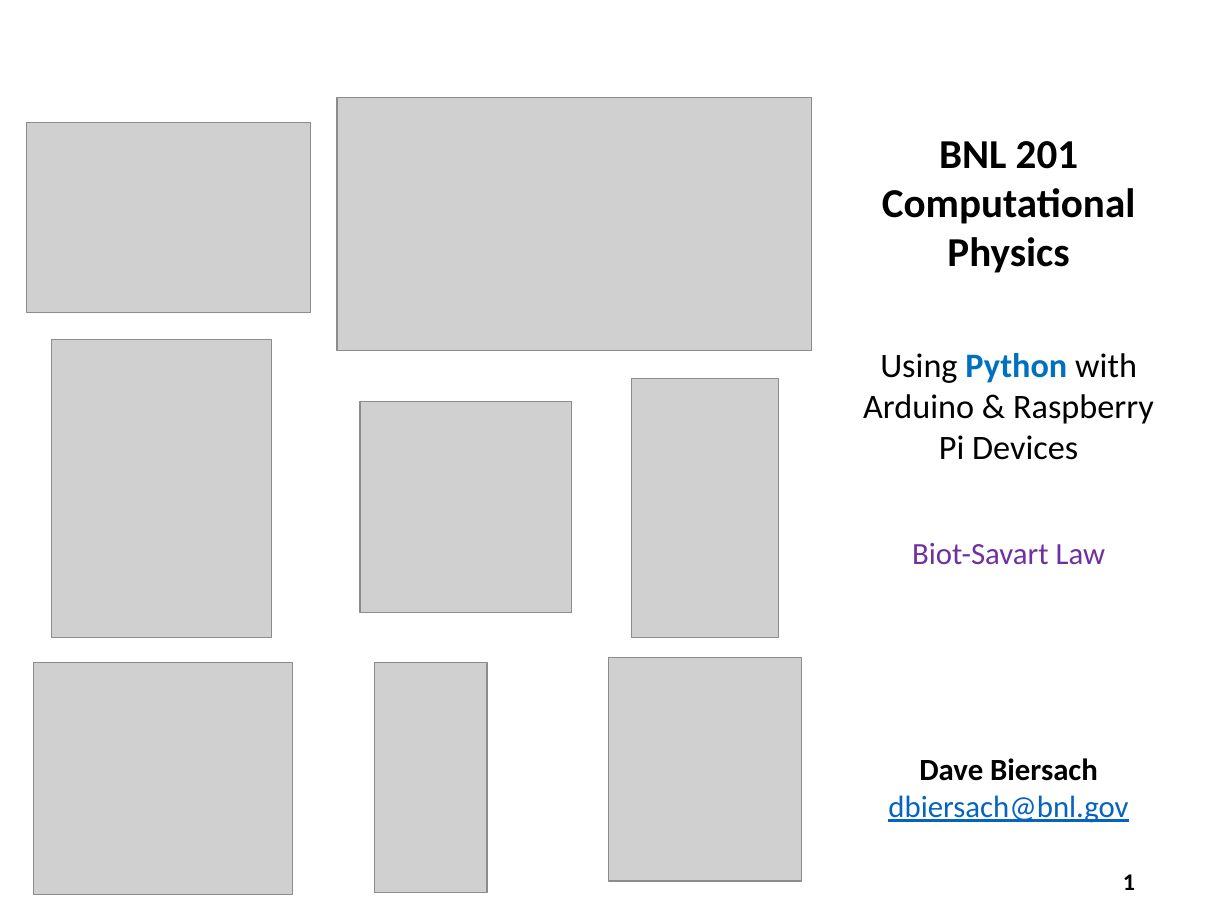
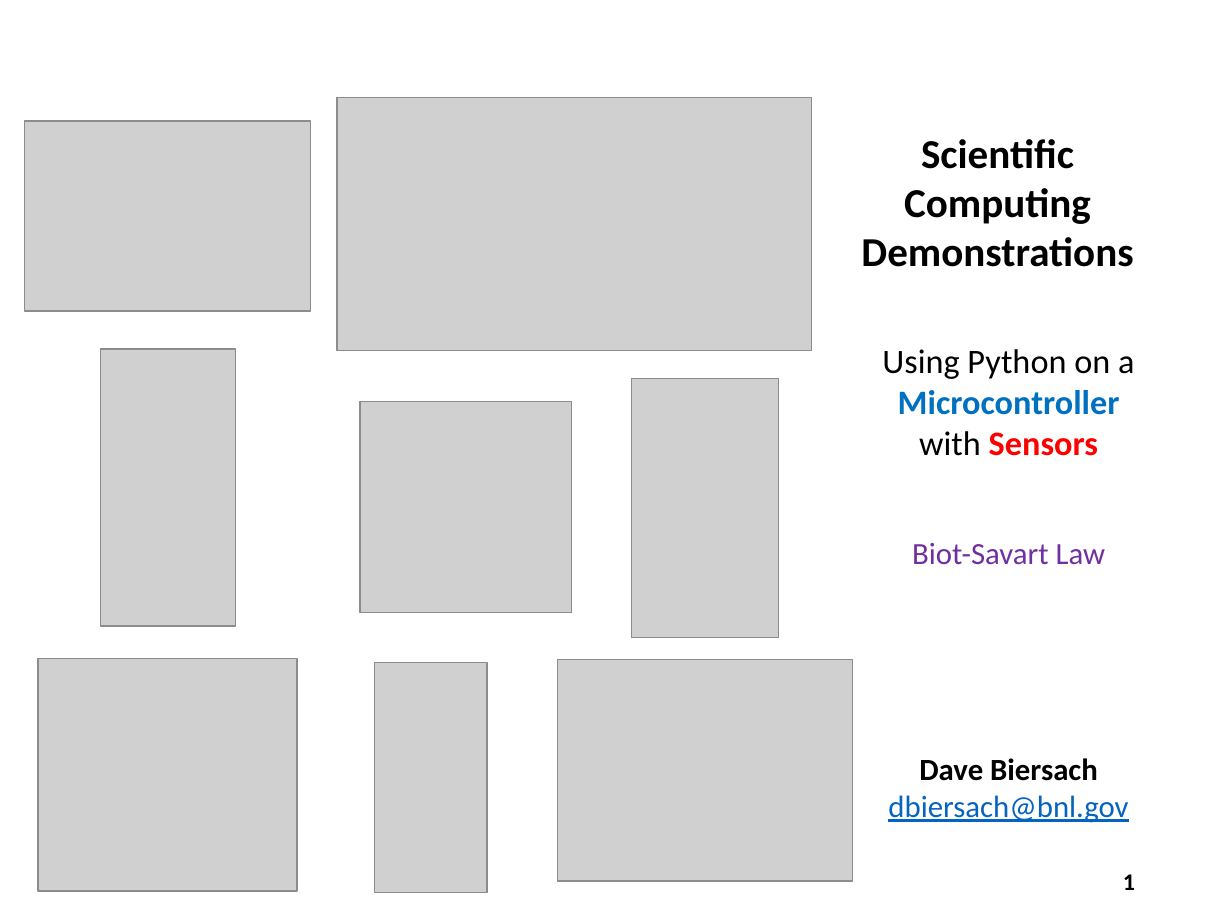
Before and after one commit to dbiersach/scicomp-demos, a slide deck: slide 1 of slides/Lab - Biot-Savart Law.pptx. Drawn at 1232x924 pixels with LibreOffice and Linux fonts; fonts in the diff are those of the drawing; grey boxes stand for pictures. Boxes give left, top, right and bottom in pixels: in the first picture for what was removed or moved away, otherwise in the second. Text is boxed around its words. In the diff, an @@ line names an element or a change of style, - is before the commit and + after.

```diff
--- a/slides/Lab - Biot-Savart Law.pptx
+++ b/slides/Lab - Biot-Savart Law.pptx
@@ text at bbox=[861, 139, 1133, 267]: text changed @@
-BNL 201
-Computational
-Physics
+Scientific Computing
+Demonstrations
@@ picture at bbox=[100, 349, 236, 626]: rotation 0 to 90 degrees @@
@@ text at bbox=[882, 349, 1134, 456]: text changed; bold on @@
-Using Python with Arduino & Raspberry Pi Devices
+Using Python on a Microcontroller with Sensors
@@ picture: place and size @@
-picture at bbox=[33, 663, 292, 896]
+picture at bbox=[38, 658, 297, 891]
@@ picture: place and size @@
-picture at bbox=[609, 657, 802, 881]
+picture at bbox=[557, 659, 853, 881]
```
Also in this commit, not shown: 32 other files.
